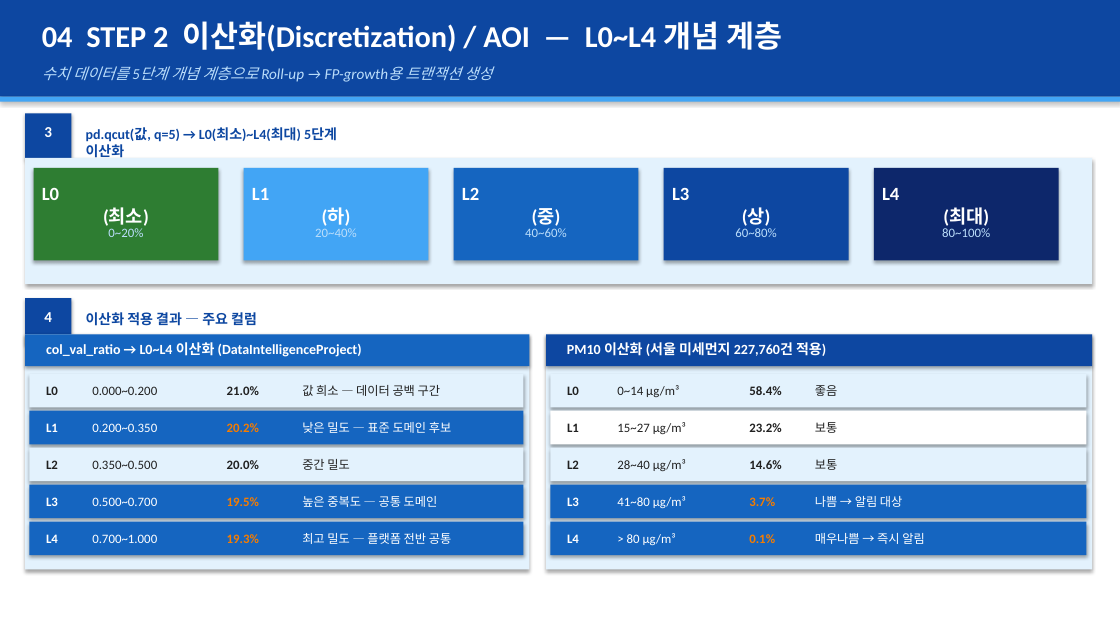
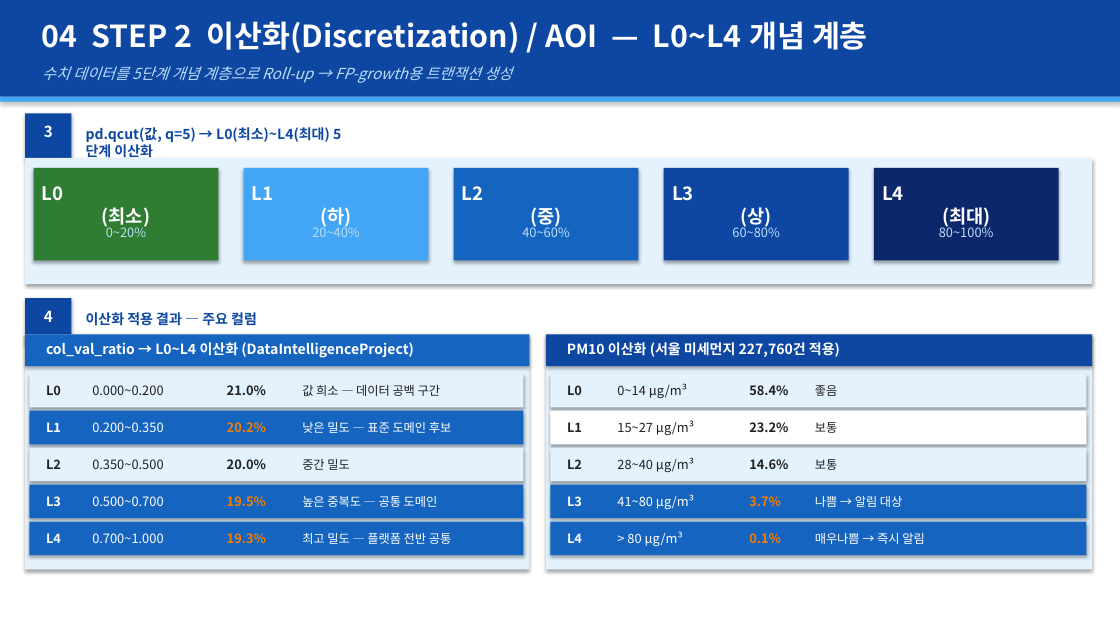
Before and after one commit to yimju/DataIntelligence-project, a slide deck: slide 5 of 스마트시티_데이터거버넌스_BR마이닝_v4.pptx. Drawn at 1120x630 pixels with LibreOffice and Linux fonts; fonts in the diff are those of the drawing. Boxes give left, top, right and bottom in pixels: in the first picture for what was removed or moved away, otherwise in the second. Text is boxed around its words. In the diff, an @@ line names an element or a change of style, - is before the commit and + after.

Commit message:
v4 글꼴 함초롱돋움으로 통일

```diff
--- a/스마트시티_데이터거버넌스_BR마이닝_v4.pptx
+++ b/스마트시티_데이터거버넌스_BR마이닝_v4.pptx
@@ font Calibri to Noto Sans CJK KR in 47 elements at <box>42,21,868,53</box>, <box>42,66,512,83</box>, <box>44,125,53,137</box>, <box>86,127,330,157</box>, <box>42,186,150,229</box>, <box>106,223,146,237</box>, <box>252,186,351,229</box>, <box>312,223,359,237</box>, <box>462,186,561,229</box>, <box>522,223,569,237</box>, <box>672,186,772,229</box>, <box>732,223,779,237</box>, <box>882,186,990,229</box>, <box>939,223,994,237</box>, <box>44,310,53,322</box>, <box>46,342,414,358</box>, <box>46,385,61,395</box>, <box>92,385,163,395</box>, <box>227,385,266,395</box>, <box>46,422,61,432</box>, <box>92,422,163,432</box>, <box>227,422,266,432</box>, <box>46,459,61,469</box>, <box>92,459,163,469</box>, <box>227,459,266,469</box>, <box>46,496,61,506</box>, <box>92,496,163,506</box>, <box>227,496,266,506</box>, <box>46,533,61,543</box>, <box>92,533,163,543</box>, <box>227,533,266,543</box>, <box>567,342,840,357</box>, <box>567,385,582,395</box>, <box>617,383,687,398</box>, <box>749,385,788,395</box>, <box>567,422,582,432</box>, <box>617,420,694,435</box>, <box>749,422,788,432</box>, <box>567,459,582,469</box>, <box>617,457,694,472</box>, <box>749,459,788,469</box>, <box>567,496,582,506</box>, <box>617,494,694,509</box>, <box>749,496,781,506</box>, <box>567,533,582,543</box>, <box>627,531,683,546</box>, <box>749,533,781,543</box> @@
```
Also in this commit, not shown: 10 other slides changed.
